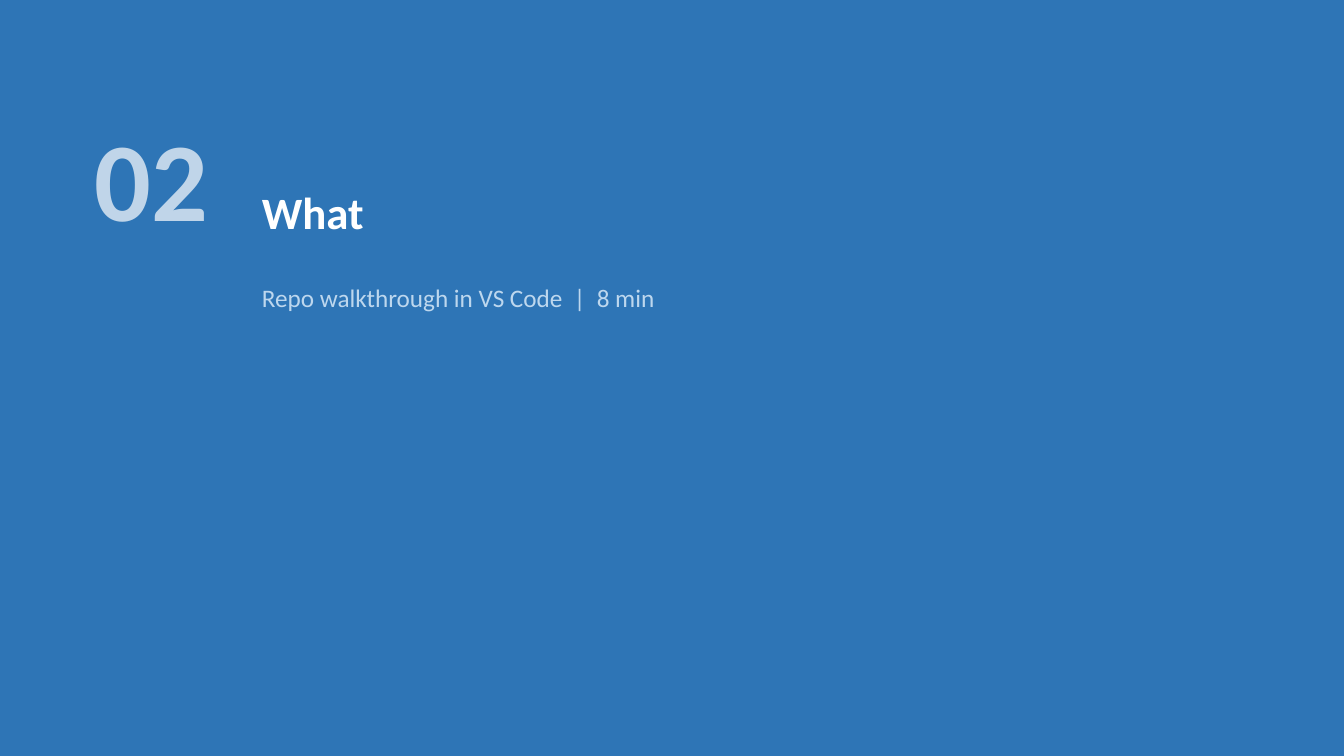
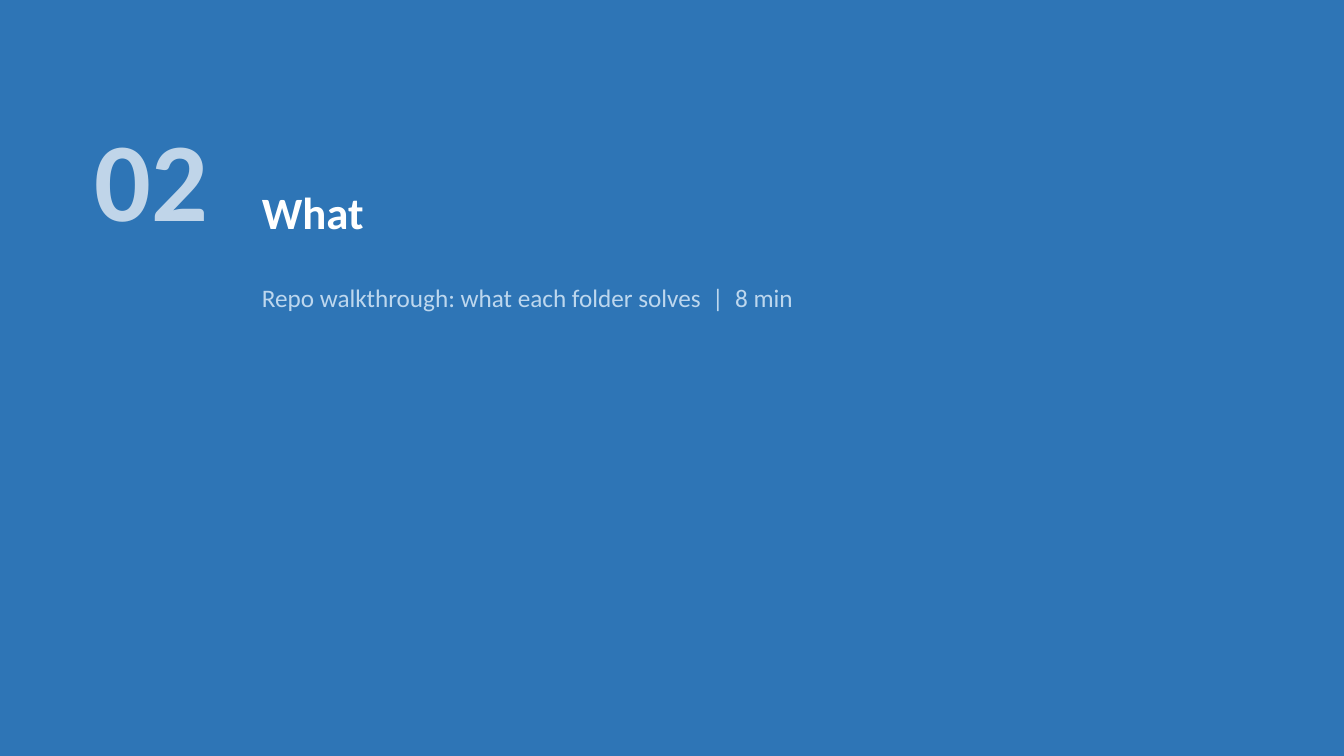
Before and after one commit to ramyabhargavi-p/copilot-studio-templates, a slide deck: slide 6 of docs/demo-prep-presentation.pptx. Drawn at 1344x756 pixels with LibreOffice and Linux fonts; fonts in the diff are those of the drawing. Boxes give left, top, right and bottom in pixels: in the first picture for what was removed or moved away, otherwise in the second. Text is boxed around its words. In the diff, an @@ line names an element or a change of style, - is before the commit and + after.

```diff
--- a/docs/demo-prep-presentation.pptx
+++ b/docs/demo-prep-presentation.pptx
@@ text at bbox=[262, 289, 793, 312]: text changed @@
-Repo walkthrough in VS Code | 8 min
+Repo walkthrough: what each folder solves | 8 min
```
Also in this commit, not shown: 4 other slides changed, 5 slides added, 3 slides removed, 1 other file.
